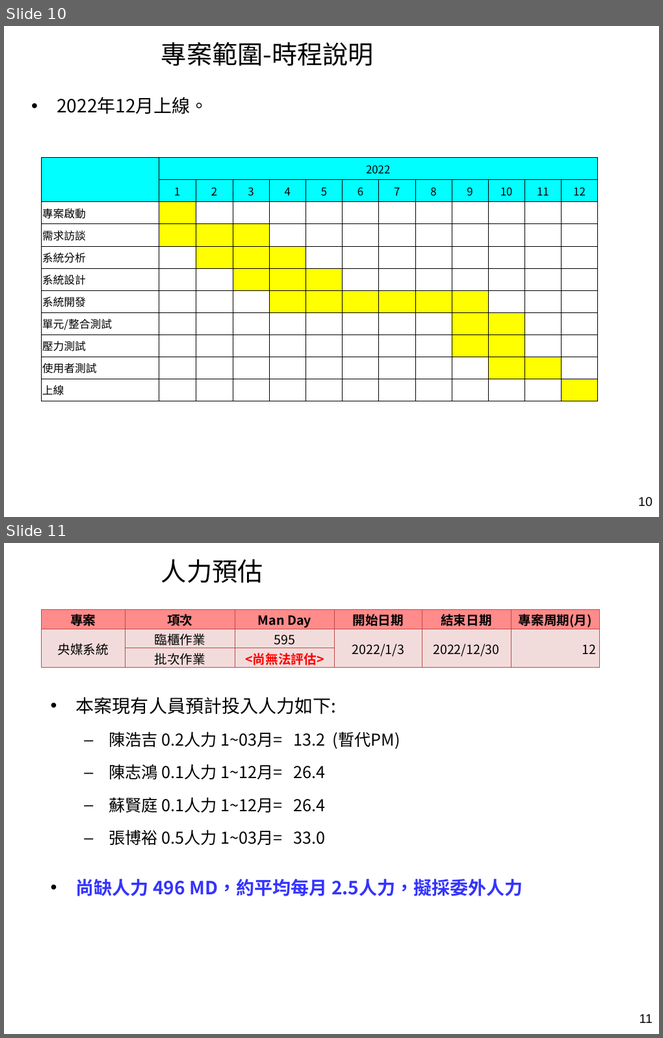
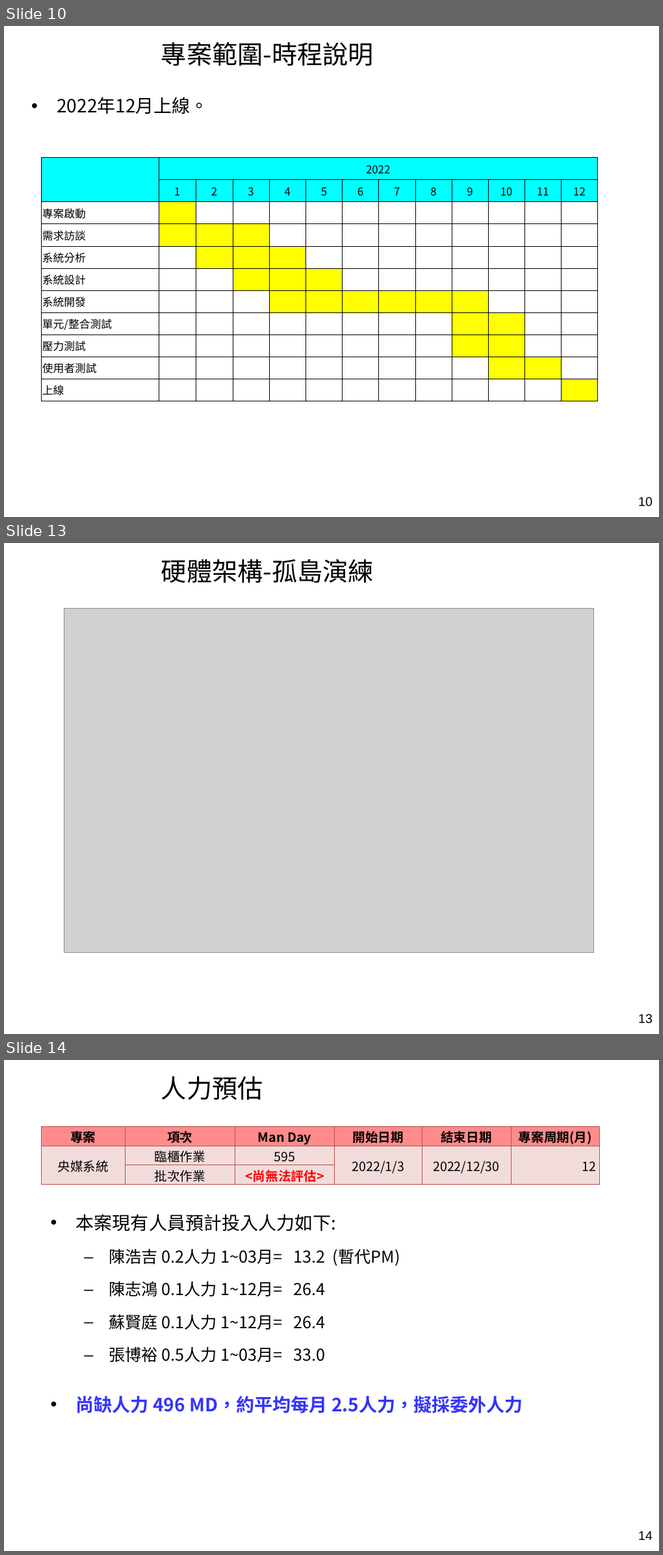
Before and after one commit to fudon1216/sk, a slide deck: 央媒工時預估-v3-1.pptx. Shown one above the other, each under a label of ours: slides 10 and 11 before the commit, slides 10, 13 and 14 after it; the slides between them are not shown. The pictures are 663x1038 and 663x1555 pixels, drawn with LibreOffice and Linux fonts; fonts in the diff are those of the drawing; grey boxes stand for pictures; background and template pictures are left out. Boxes give left, top, right and bottom in pixels: in the first picture for what was removed or moved away, otherwise in the second. Text is boxed around its words. In the diff, an @@ line names an element or a change of style, - is before the commit and + after.

```diff
--- a/央媒工時預估-v3-1.pptx
+++ b/央媒工時預估-v3-1.pptx
@@ slide 13 added at [4,543,659,1034], background #FFFFFF; not listed: 1 template element that a slide beside it also shows @@
@@ title added at [161,559,374,583], 28 pt, text #000000 @@
+硬體架構-孤島演練
@@ picture added at [64,609,594,953] @@
@@ what was slide 11 is now slide 14 @@
@@ page number at [638,1531,653,1540]: text changed @@
-11
+14
```
Also in this commit, not shown: 2 other slides added.
